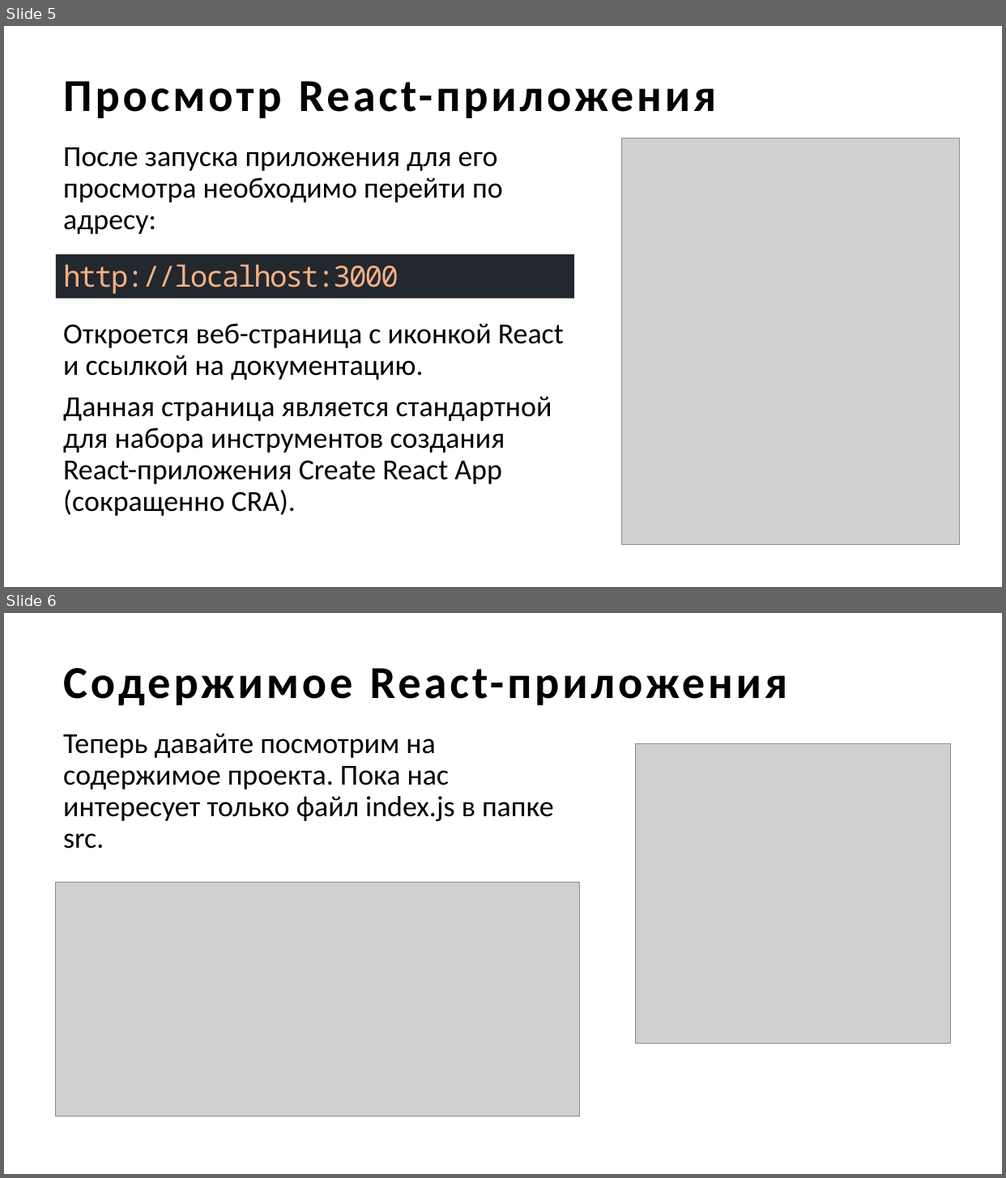
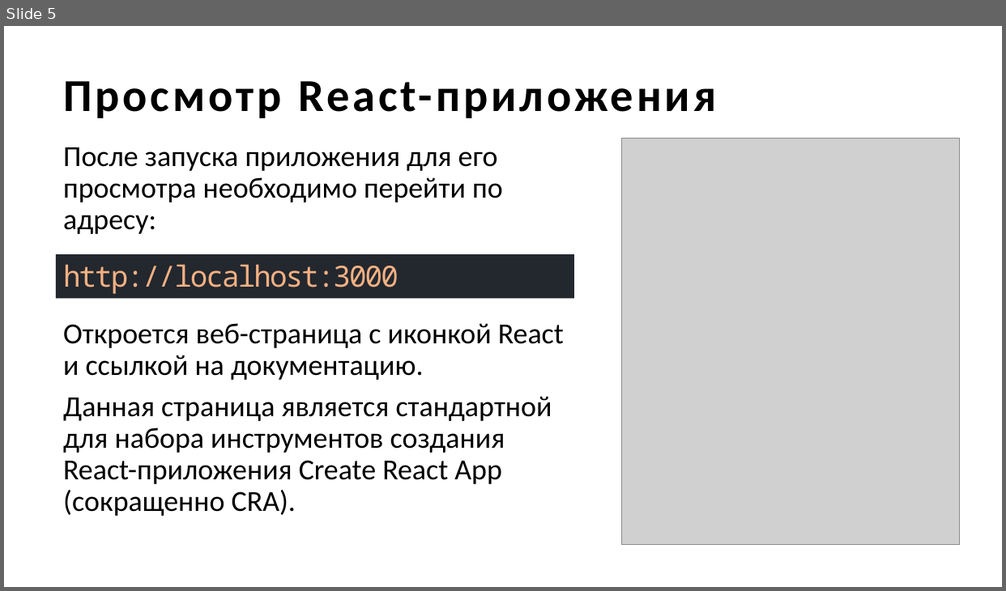
Before and after one commit to descenty/IPPO-3-sem, a slide deck: Введение в React.pptx. Shown one above the other, each under a label of ours: slides 5 and 6 before the commit, slide 5 after it. The pictures are 1006x1178 and 1006x591 pixels, drawn with LibreOffice and Linux fonts; fonts in the diff are those of the drawing; grey boxes stand for pictures. Boxes give left, top, right and bottom in pixels: in the first picture for what was removed or moved away, otherwise in the second. Text is boxed around its words. In the diff, an @@ line names an element or a change of style, - is before the commit and + after.

```diff
--- a/Введение в React.pptx
+++ b/Введение в React.pptx
@@ slide 6 removed at (4,613,1002,1174), background #FFFFFF @@
@@ title removed at (63,668,787,705) @@
-Содержимое React-приложения
@@ text removed at (63,733,554,849) @@
-Теперь давайте посмотрим на содержимое проекта. Пока нас интересует только файл index.js в папке src.
@@ picture removed at (636,743,950,1043) @@
@@ picture removed at (56,883,580,1117) @@
```
Also in this commit, not shown: 1 slide changed, 6 slides added, 32 other files.
